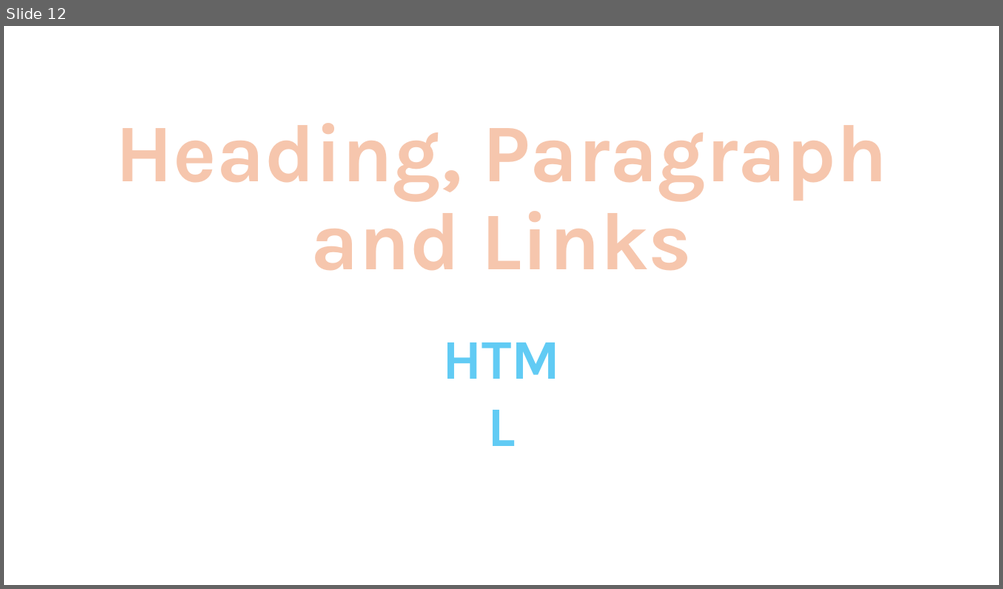
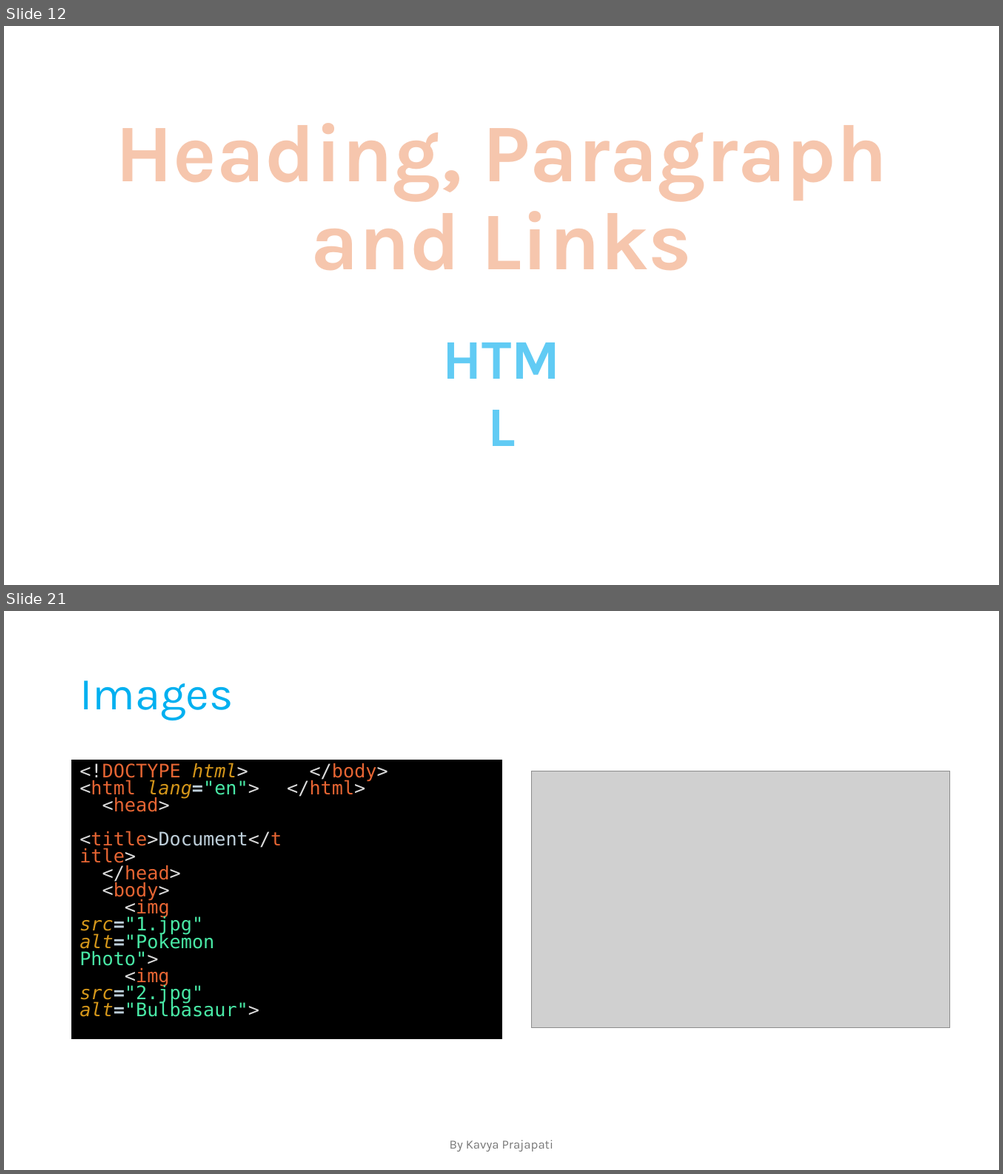
Before and after one commit to prajapati-satyam/Web-Development, a slide deck: Notes.pptx. Shown one above the other, each under a label of ours: slide 12 before the commit, slides 12 and 21 after it; the slides between them are not shown. The pictures are 1003x589 and 1003x1174 pixels, drawn with LibreOffice and Linux fonts; fonts in the diff are those of the drawing; grey boxes stand for pictures. Boxes give left, top, right and bottom in pixels: in the first picture for what was removed or moved away, otherwise in the second. Text is boxed around its words. In the diff, an @@ line names an element or a change of style, - is before the commit and + after.

```diff
--- a/Notes.pptx
+++ b/Notes.pptx
@@ slide 21 added at box(4, 611, 999, 1170), background #FFFFFF @@
@@ title added at box(79, 681, 233, 721), 44 pt, text #00B0F0 @@
+Images
@@ rectangle added at box(73, 761, 502, 1039), fill #000000, outline #000000 1.5 pt, 18 pt, text #E66533 @@
+<!DOCTYPE html>
+<html lang="en">
+<head>
+<title>Document</title>
+</head>
+<body>
+<img src="1.jpg" alt="Pokemon Photo">
+<img src="2.jpg" alt="Bulbasaur">
+</body>
+</html>
@@ picture added at box(532, 771, 949, 1028) @@
@@ text added at box(449, 1140, 553, 1152), 12 pt, text #797979 @@
+By Kavya Prajapati
```
Also in this commit, not shown: 14 other slides added.
